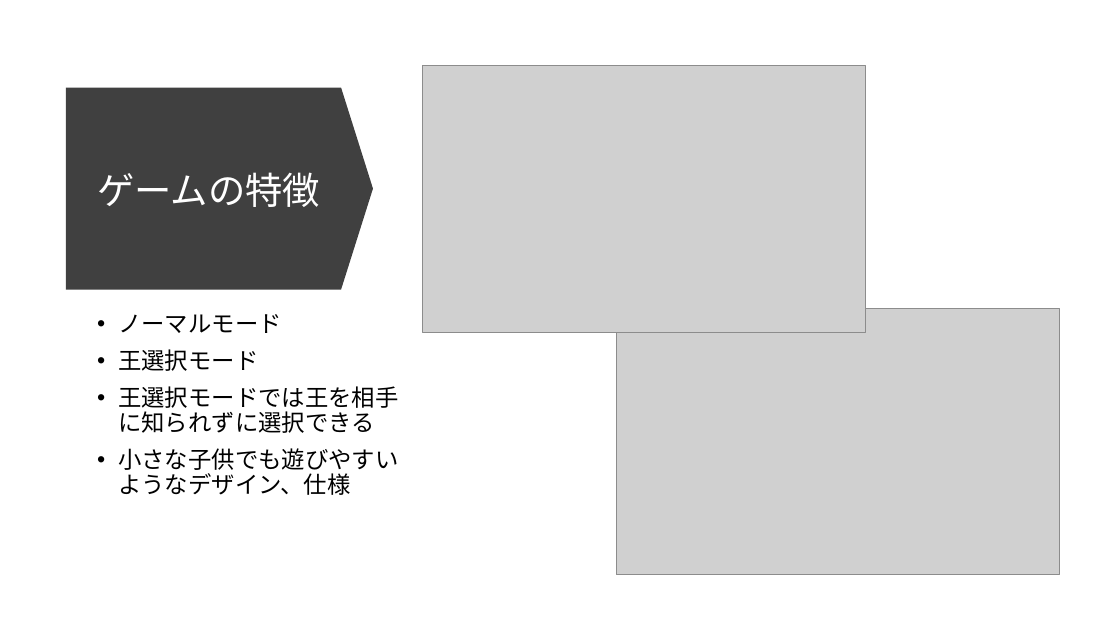
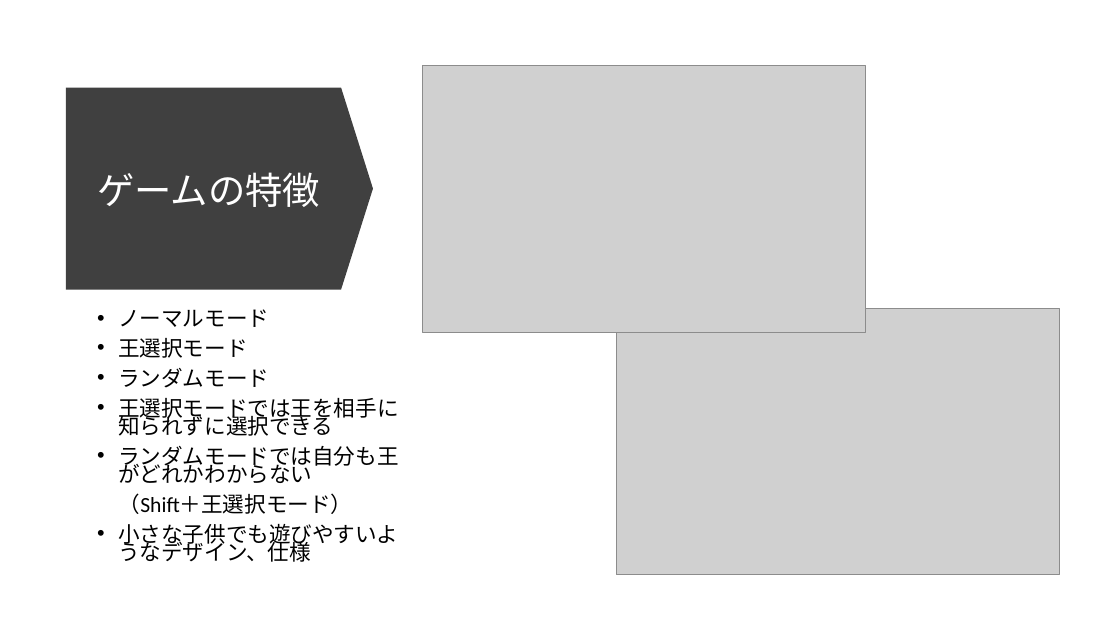
Before and after one commit to koheix/4EProgramming2019, a slide deck: slide 4 of presen.pptx. Drawn at 1120x630 pixels with LibreOffice and Linux fonts; fonts in the diff are those of the drawing; grey boxes stand for pictures. Boxes give left, top, right and bottom in pixels: in the first picture for what was removed or moved away, otherwise in the second. Text is boxed around its words. In the diff, an @@ line names an element or a change of style, - is before the commit and + after.

```diff
--- a/presen.pptx
+++ b/presen.pptx
@@ text at (118,309,398,562): size 20 to 18.5 pt in "ノーマルモード", "王選択モード", "王選択モードでは王を相手に知られずに選択できる", "小さな子供でも遊びやすいようなデザイン、仕様"; line spacing 0.9 to 0.7 @@
@@ text at (118,368,269,388): paragraph added @@
+• ランダムモード
@@ text at (118,446,398,514): paragraphs added @@
+• ランダムモードでは自分も王がどれかわからない
+（Shift＋王選択モード）
```
Also in this commit, not shown: 1 other slide changed.
